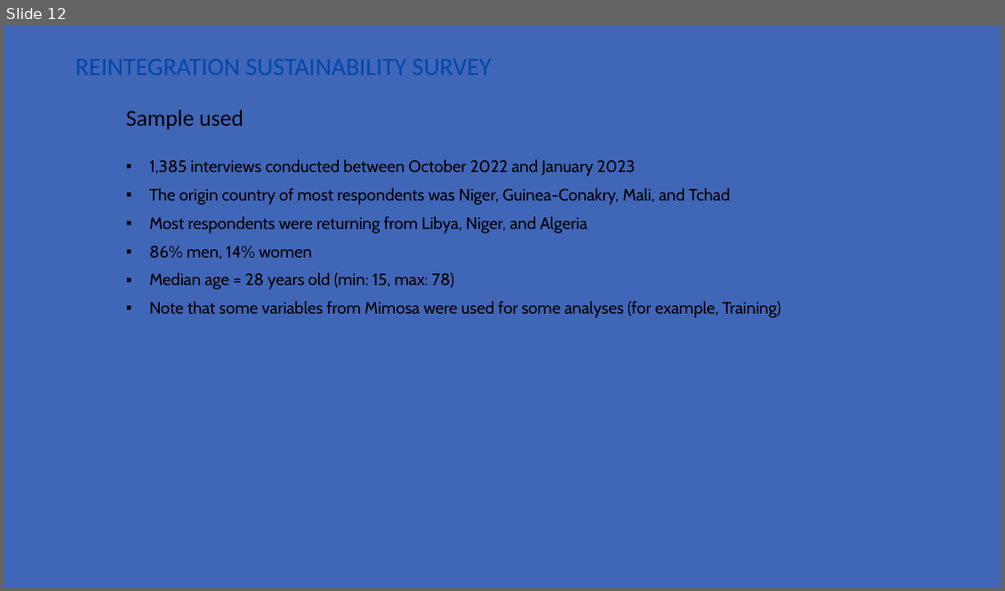
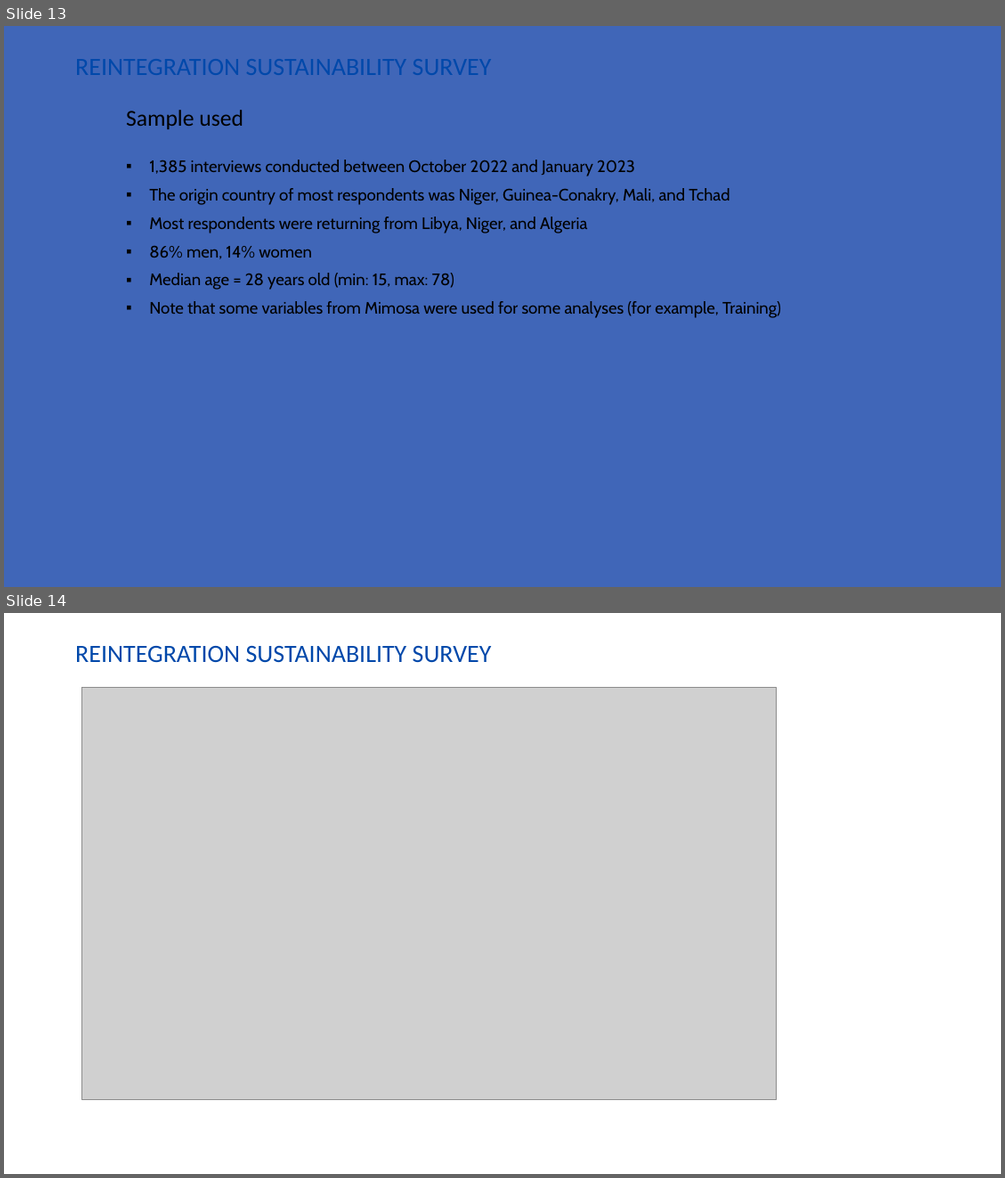
Before and after one commit to jean-luc-jucker/iom2, a slide deck: outputs/RES_RSS_Results.pptx. Shown one above the other, each under a label of ours: slide 12 before the commit, slides 13 and 14 after it. The pictures are 1005x591 and 1005x1178 pixels, drawn with LibreOffice and Linux fonts; fonts in the diff are those of the drawing; grey boxes stand for pictures; background and template pictures are left out. Boxes give left, top, right and bottom in pixels: in the first picture for what was removed or moved away, otherwise in the second. Text is boxed around its words. In the diff, an @@ line names an element or a change of style, - is before the commit and + after.

```diff
--- a/outputs/RES_RSS_Results.pptx
+++ b/outputs/RES_RSS_Results.pptx
@@ slide 14 added at (x1=4, y1=613, x2=1001, y2=1174), background picture (left out) @@
@@ text added at (x1=75, y1=646, x2=492, y2=663), 24 pt, text #0048AA @@
+REINTEGRATION SUSTAINABILITY SURVEY
@@ picture added at (x1=81, y1=688, x2=777, y2=1100) @@
@@ what was slide 12 is now slide 13 @@
```
Also in this commit, not shown: 1 other slide added, 3 other files.
